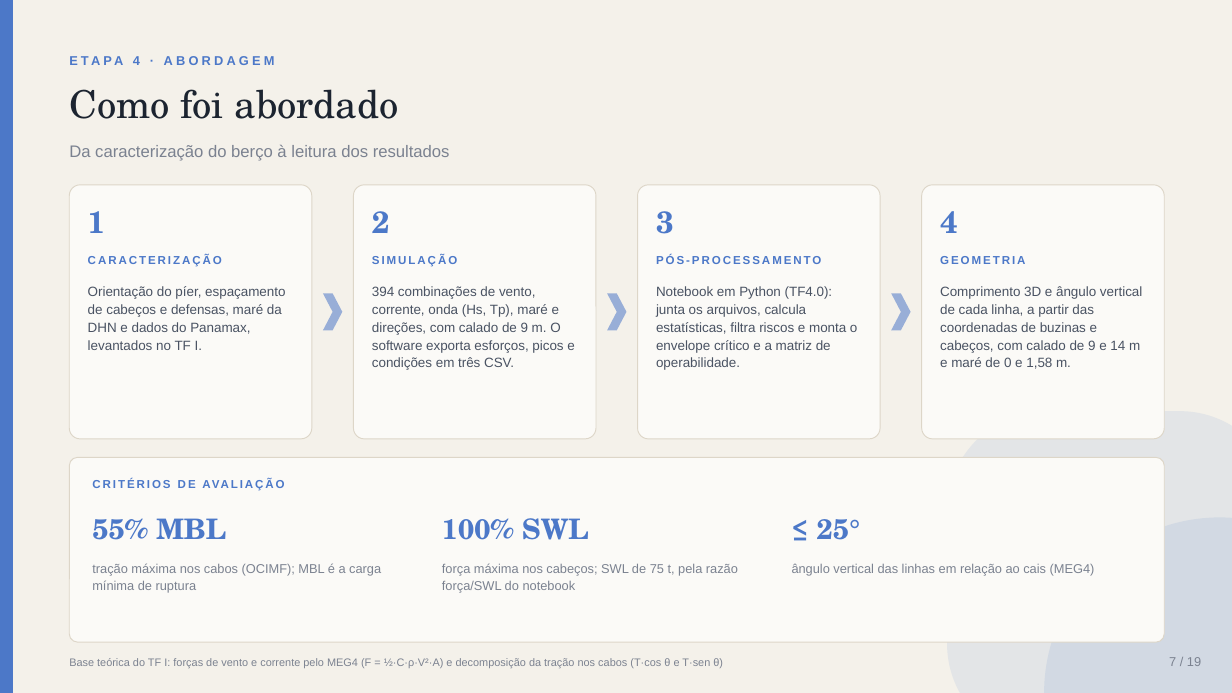
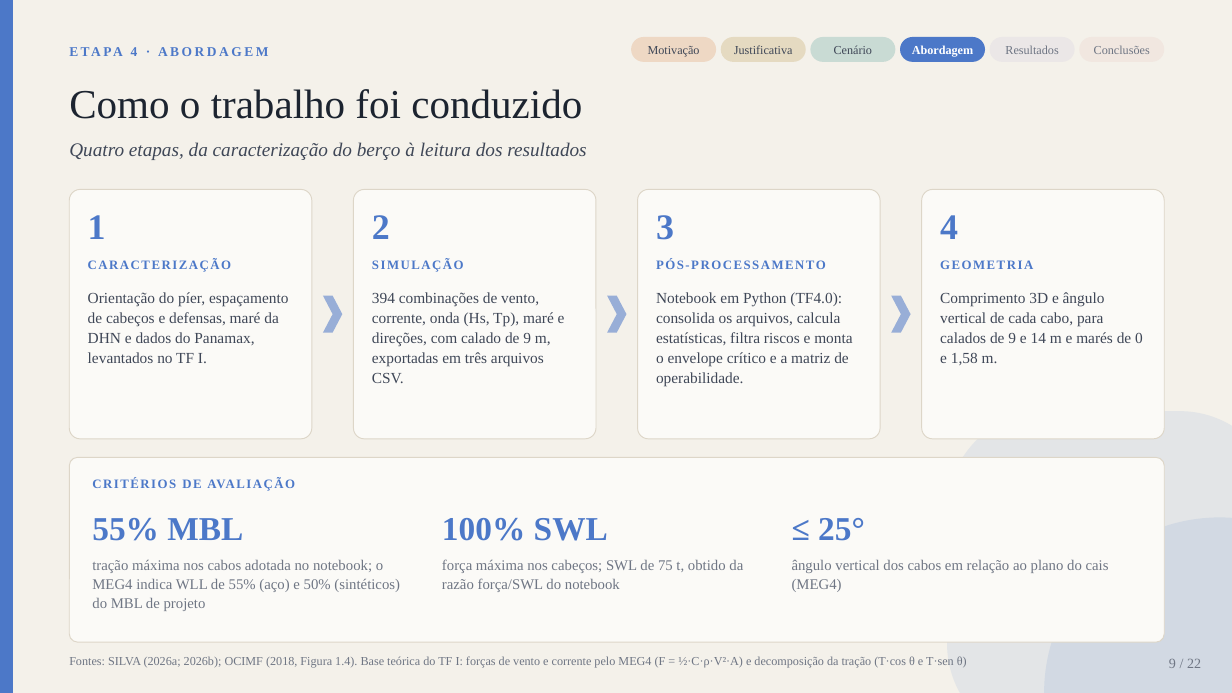
Before and after one commit to gustavogsilvaa/Apresentacao-Kiro, a slide deck: slide 9 of amarracao_v3/Apresentacao_TF_Amarracao_parcial.pptx (slide 7 before the commit). Drawn at 1232x693 pixels with LibreOffice and Linux fonts; fonts in the diff are those of the drawing. Boxes give left, top, right and bottom in pixels: in the first picture for what was removed or moved away, otherwise in the second. Text is boxed around its words. In the diff, an @@ line names an element or a change of style, - is before the commit and + after.

Commit message:
Aplica Times New Roman, melhora o fluxo de leitura e adiciona maré, layout do Panamax e referências

```diff
--- a/amarracao_v3/Apresentacao_TF_Amarracao_parcial.pptx
+++ b/amarracao_v3/Apresentacao_TF_Amarracao_parcial.pptx
@@ text "ETAPA 4 · ABORDAGEM": place and size @@
-text "ETAPA 4 · ABORDAGEM" at bbox=[133, 56, 140, 65]
+text "ETAPA 4 · ABORDAGEM" at bbox=[131, 47, 138, 56]
@@ text "ETAPA 4 · ABORDAGEM" at bbox=[131, 47, 138, 56]: size 10 to 10.5 pt, font Arial to Times New Roman, letter spacing 2.5 to 2 pt; line spacing 1.1 to 1.08 @@
@@ rounded rectangle added at bbox=[631, 37, 716, 62], fill #EED8C4 @@
@@ text added at bbox=[648, 46, 700, 56], 9.5 pt, text #3F4757 @@
+Motivação
@@ rounded rectangle added at bbox=[721, 37, 806, 62], fill #E5DAC1 @@
@@ text added at bbox=[734, 45, 793, 54], 9.5 pt, text #3F4757 @@
+Justificativa
@@ rounded rectangle added at bbox=[811, 37, 896, 62], fill #C9DBD4 @@
@@ text added at bbox=[834, 45, 872, 54], 9.5 pt, text #3F4757 @@
+Cenário
@@ rounded rectangle added at bbox=[900, 37, 985, 62], fill #4C78C8 @@
@@ text added at bbox=[912, 45, 973, 56], 9.5 pt, text #FFFFFF, bold @@
+Abordagem
@@ rounded rectangle added at bbox=[990, 37, 1075, 62], fill #EBE7E7 @@
@@ text added at bbox=[1005, 45, 1058, 54], 9.5 pt, text #6F7684 @@
+Resultados
@@ rounded rectangle added at bbox=[1080, 37, 1165, 62], fill #F1E7E0 @@
@@ text added at bbox=[1094, 45, 1150, 54], 9.5 pt, text #6F7684 @@
+Conclusões
@@ text at bbox=[69, 89, 582, 119]: text changed; size 30 to 32 pt; font TeX Gyre Schola to Times New Roman @@
-Como foi abordado
+Como o trabalho foi conduzido
@@ text at bbox=[69, 142, 586, 160]: text changed; size 13 to 15 pt; font Arial to Times New Roman; text colour #7B8290 to #3F4757; italic on @@
-Da caracterização do berço à leitura dos resultados
+Quatro etapas, da caracterização do berço à leitura dos resultados
@@ rounded rectangle: place and size @@
-rounded rectangle at bbox=[69, 185, 311, 439]
+rounded rectangle at bbox=[69, 189, 311, 439]
@@ rounded rectangle: place and size @@
-rounded rectangle at bbox=[354, 185, 596, 439]
+rounded rectangle at bbox=[354, 189, 596, 439]
@@ rounded rectangle: place and size @@
-rounded rectangle at bbox=[638, 185, 880, 439]
+rounded rectangle at bbox=[638, 189, 880, 439]
@@ size 24 to 28 pt, font TeX Gyre Schola to Times New Roman; line spacing 1.1 to 1.08 in 4 elements at bbox=[88, 215, 106, 239], bbox=[940, 215, 958, 239], bbox=[372, 215, 390, 239], bbox=[656, 215, 674, 240] @@
@@ rounded rectangle: place and size @@
-rounded rectangle at bbox=[921, 185, 1164, 439]
+rounded rectangle at bbox=[921, 189, 1164, 439]
@@ size 9 to 10 pt, font Arial to Times New Roman, letter spacing 1.5 to 1.2 pt; line spacing 1.1 to 1.08 in 5 elements at bbox=[92, 474, 647, 497], bbox=[88, 260, 231, 272], bbox=[372, 260, 464, 272], bbox=[656, 256, 862, 279], bbox=[940, 260, 1033, 269] @@
@@ text "Orientação do píer, espaçamento de ..." at bbox=[88, 292, 288, 363]: size 10.5 to 12 pt, font Arial to Times New Roman, text colour #4A5363 to #3F4757; line spacing 1.1 to 1.08 @@
@@ text at bbox=[372, 292, 565, 383]: text changed; size 10.5 to 12 pt; font Arial to Times New Roman; text colour #4A5363 to #3F4757 @@
-394 combinações de vento, corrente, onda (Hs, Tp), maré e direções, com calado de 9 m. O software exporta esforços, picos e condições em três CSV.
+394 combinações de vento, corrente, onda (Hs, Tp), maré e direções, com calado de 9 m, exportadas em três arquivos CSV.
@@ text at bbox=[656, 292, 852, 386]: text changed; size 10.5 to 12 pt; font Arial to Times New Roman; text colour #4A5363 to #3F4757 @@
-Notebook em Python (TF4.0): junta os arquivos, calcula estatísticas, filtra riscos e monta o envelope crítico e a matriz de operabilidade.
+Notebook em Python (TF4.0): consolida os arquivos, calcula estatísticas, filtra riscos e monta o envelope crítico e a matriz de operabilidade.
@@ text at bbox=[940, 292, 1143, 365]: text changed; size 10.5 to 12 pt; font Arial to Times New Roman; text colour #4A5363 to #3F4757 @@
-Comprimento 3D e ângulo vertical de cada linha, a partir das coordenadas de buzinas e cabeços, com calado de 9 e 14 m e maré de 0 e 1,58 m.
+Comprimento 3D e ângulo vertical de cada cabo, para calados de 9 e 14 m e marés de 0 e 1,58 m.
@@ size 22 to 26 pt, font TeX Gyre Schola to Times New Roman; line spacing 1.1 to 1.08 in 3 elements at bbox=[92, 518, 243, 541], bbox=[442, 518, 608, 541], bbox=[818, 518, 865, 541] @@
@@ text at bbox=[92, 560, 400, 611]: text changed; size 10 to 11.5 pt; font Arial to Times New Roman; text colour #7B8290 to #6F7684 @@
-tração máxima nos cabos (OCIMF); MBL é a carga mínima de ruptura
+tração máxima nos cabos adotada no notebook; o MEG4 indica WLL de 55% (aço) e 50% (sintéticos) do MBL de projeto
@@ text at bbox=[442, 559, 743, 592]: text changed; size 10 to 11.5 pt; font Arial to Times New Roman; text colour #7B8290 to #6F7684 @@
-força máxima nos cabeços; SWL de 75 t, pela razão força/SWL do notebook
+força máxima nos cabeços; SWL de 75 t, obtido da razão força/SWL do notebook
@@ text at bbox=[792, 560, 1109, 592]: text changed; size 10 to 11.5 pt; font Arial to Times New Roman; text colour #7B8290 to #6F7684 @@
-ângulo vertical das linhas em relação ao cais (MEG4)
+ângulo vertical dos cabos em relação ao plano do cais (MEG4)
@@ text at bbox=[69, 656, 967, 668]: text changed; size 8.5 to 9.5 pt; font Arial to Times New Roman; text colour #7B8290 to #6F7684 @@
-Base teórica do TF I: forças de vento e corrente pelo MEG4 (F = ½·C·ρ·V²·A) e decomposição da tração nos cabos (T·cos θ e T·sen θ)
+Fontes: SILVA (2026a; 2026b); OCIMF (2018, Figura 1.4). Base teórica do TF I: forças de vento e corrente pelo MEG4 (F = ½·C·ρ·V²·A) e decomposição da tração (T·cos θ e T·sen θ)
@@ text at bbox=[1169, 659, 1201, 668]: text changed; size 10 to 11 pt; font Arial to Times New Roman; text colour #7B8290 to #6F7684 @@
-7 / 19
+9 / 22
```
Also in this commit, not shown: 18 other slides changed, 3 slides added, 11 other files.
